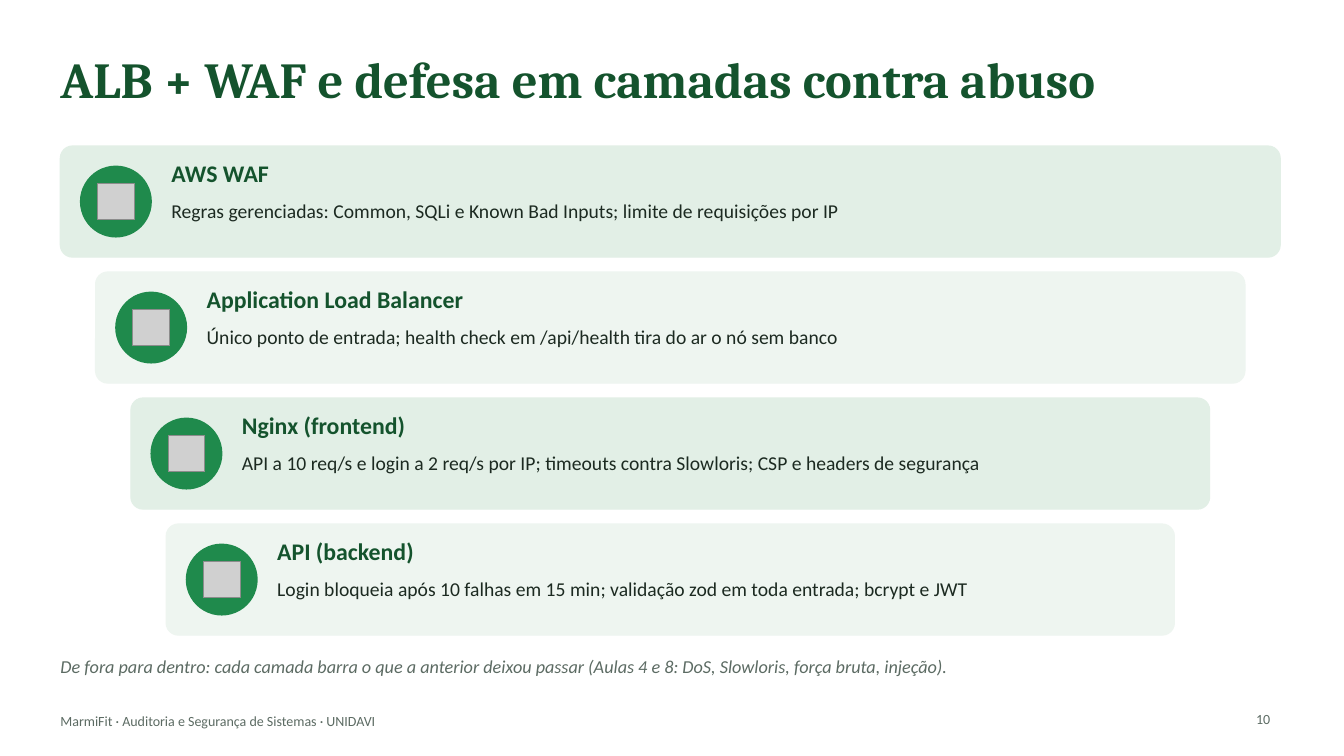
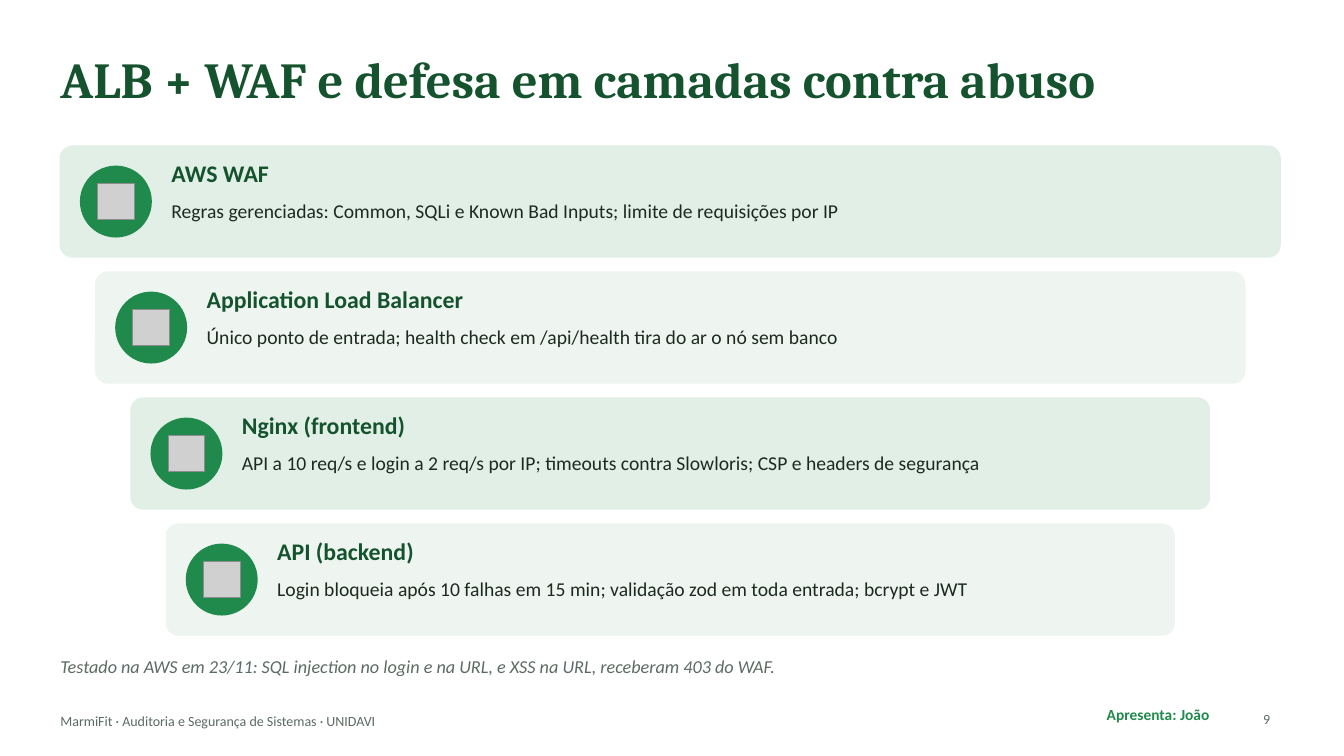
Before and after one commit to 1GustavoBorgonha1/aplicacao_tb_fnl_si, a slide deck: slide 9 of docs/apresentacao/MarmiFit-apresentacao.pptx (slide 10 before the commit). Drawn at 1344x756 pixels with LibreOffice and Linux fonts; fonts in the diff are those of the drawing; grey boxes stand for pictures. Boxes give left, top, right and bottom in pixels: in the first picture for what was removed or moved away, otherwise in the second. Text is boxed around its words. In the diff, an @@ line names an element or a change of style, - is before the commit and + after.

```diff
--- a/docs/apresentacao/MarmiFit-apresentacao.pptx
+++ b/docs/apresentacao/MarmiFit-apresentacao.pptx
@@ text at bbox=[60, 660, 775, 676]: text changed @@
-De fora para dentro: cada camada barra o que a anterior deixou passar (Aulas 4 e 8: DoS, Slowloris, força bruta, injeção).
+Testado na AWS em 23/11: SQL injection no login e na URL, e XSS na URL, receberam 403 do WAF.
@@ text added at bbox=[1107, 709, 1209, 723], 11 pt, text #1F8A4C, bold @@
+Apresenta: João
@@ page number at bbox=[1263, 715, 1270, 724]: text changed @@
-10
+9
```
Also in this commit, not shown: 16 other slides changed, 8 slides added.
